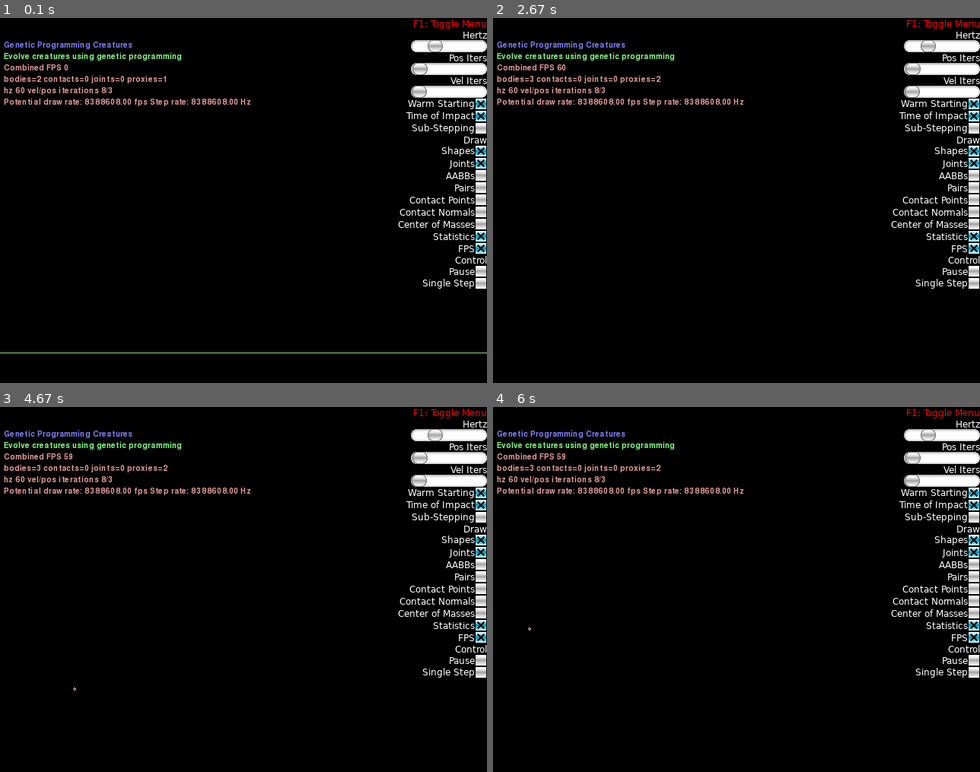
Above: before the commit, frames 1-4 (two rows, left to right).
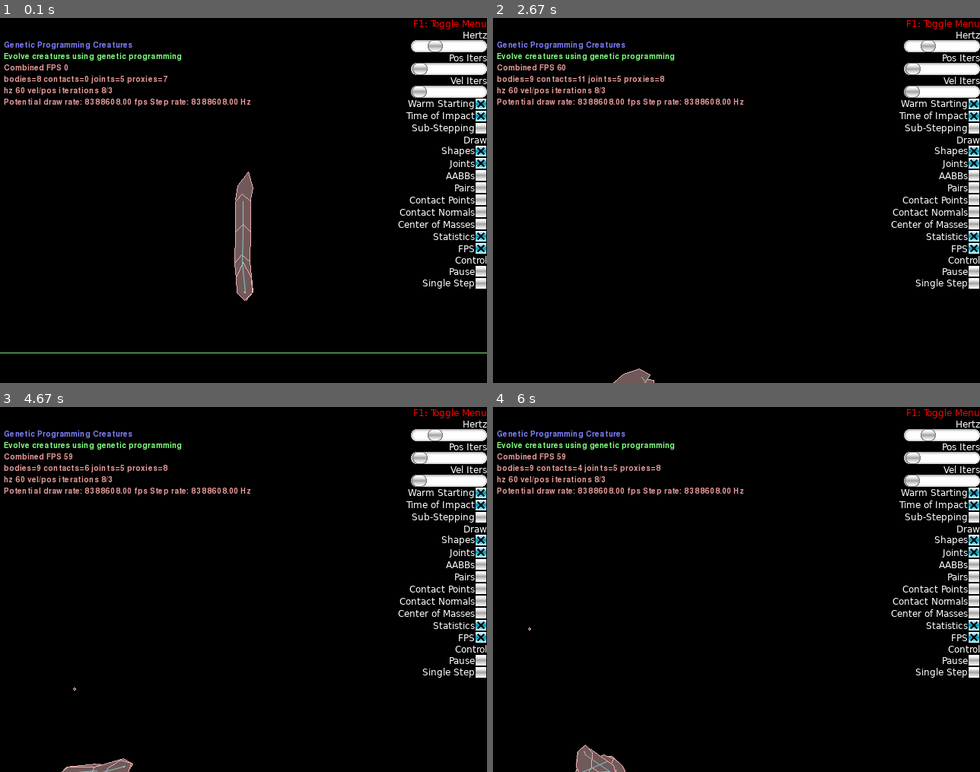
Above: after the commit, the same moments.

Repository: deniseklep/NC_creatures
Game: pygame game, started from main.py
The game is run twice, just before and just after one commit, with the same random seed, the same clock (stepped at 60 frames per second) and the same inputs.
Inputs (mouse positions are in pixels of both pictures, inside the frame that each line leads up to):
- Up to frame 1 (0.1 s): no input
- Up to frame 2 (2.67 s): click (736, 200) at 0.38 s; hold Right 0.67-1.13 s; tap Space at 0.73, 1.03, 1.28, 1.62, 1.92, 2.12, 2.42 s; tap Z at 0.82, 2.2 s; hold Up 1.22-1.52 s; tap X at 1.37 s; hold Right 1.55-2.02 s; hold Left 2.05-2.58 s; hold Down from 2.62 s (still down)
- Up to frame 3 (4.67 s): tap Space at 2.68, 3.02, 3.32, 3.45, 3.85, 4.15, 4.52 s; tap X at 2.77, 3.93 s; release Down at 2.92 s; hold Left 2.95-3.35 s; hold Up 3.38-3.75 s; tap Z at 3.53 s; hold Right 3.78-4.42 s; hold Down from 4.45 s (still down)
- Up to frame 4 (6 s): release Down at 4.82 s; hold Left 4.85-5.32 s; tap Space at 4.92, 5.22, 5.42, 5.72, 5.92 s; tap Z at 5 s; hold Right 5.35-5.82 s; tap X at 5.5 s; hold Up from 5.85 s (still down)

The runs differ from the first frame. In frame 1, 1.1% of the frame differs, in the area x 7-53%, y 15-78%; in frame 2, 0.4%; in frame 3, 0.4%; in frame 4, 0.5%.

Commit message:
generate random creature

Diff:
--- a/main.py
+++ b/main.py
@@ -13,8 +13,8 @@
     def __init__(self):
         super(GP, self).__init__()
 
-        self.function_set = {'leg': self.create_arm,
-                             'end': self.create_endpoint,}
+        self.function_set = {'L': self.create_arm,
+                             'E': self.create_endpoint,}
 
         # The ground
         ground = self.world.CreateStaticBody(
@@ -31,29 +31,41 @@
             shape=b2CircleShape(radius=0.25),
             density=1)
 
+        self.create_prototype()
+
+
+    def encode_part(self, prefix, angle, speed, length):
+        return '{}_{:03d}_{:03d}_{:03d}'.format(prefix, angle, speed, length)
+
+
+    def decode_part(self, str):
+        split = str.split('_')
+        return self.function_set[split[0]], int(split[1]), int(split[2]), int(split[3])
+
 
     def create_root(self):
         body = self.world.CreateDynamicBody(
             position=self.offset,
             fixtures=b2FixtureDef(
-                shape=b2CircleShape(radius=1),
+                shape=b2CircleShape(radius=0.1),
                 density=1),
         )
 
         # define joints
         anchors = []
         anchors.append(self.offset)
+        anchors.append(self.offset)
 
-        return body, anchors
+        return body, anchors, 'R'
 
 
-    def create_arm(self, anchor, connected, angle=0, speed=0, length=2):
+    def create_arm(self, anchor, connected, angle=0, speed=2, length=4):
 
         #define body
         p1 = b2Vec2(0, -1)
         p2 = b2Vec2(-1, 0)
         p3 = b2Vec2(-1, length)
-        p4 = b2Vec2(0, length+2)
+        p4 = b2Vec2(0, length+1)
         p5 = b2Vec2(1, length)
         p6 = b2Vec2(1, 0)
 
@@ -61,7 +73,7 @@
 
         body = self.world.CreateDynamicBody(
             position=anchor,
-            angle=angle,
+            angle=angle * b2_pi / 180,
             angularDamping=10,
             fixtures=b2FixtureDef(
                 shape=poly,
@@ -82,10 +94,10 @@
             maxMotorTorque=1000,
             enableMotor=self.motorOn)
 
-        return body, anchors
+        return body, anchors, self.encode_part('L', angle, speed, length)
 
 
-    def create_endpoint(self, anchor, connected, angle=0, speed=0, length=2):
+    def create_endpoint(self, anchor, connected, angle=0, speed=2, length=2):
         # define body
         p1 = b2Vec2(0, -1)
         p2 = b2Vec2(-1, 0)
@@ -98,7 +110,7 @@
 
         body = self.world.CreateDynamicBody(
             position=anchor,
-            angle=angle,
+            angle=angle * b2_pi / 180,
             angularDamping=10,
             fixtures=b2FixtureDef(
                 shape=poly,
@@ -118,24 +130,31 @@
             maxMotorTorque=1000,
             enableMotor=self.motorOn)
 
-        return body, anchors
+        return body, anchors, self.encode_part('E', angle, speed, length)
 
 
     def create_prototype(self):
         root = self.create_root()
         openlist = [root]
-        graph = {}
+        partlist = [root[0]]
+        graph = {root[2]: []}
 
         while len(openlist) > 0:
-            body, anchors = openlist.pop()
-            connected = []
+            body, anchors, enc = openlist.pop()
+            graph[enc] = []
+
             for anchor in anchors:
+                # choose random part
                 name, func = random.choice(list(self.function_set.items()))
-                part = func()
-                connected.append()
+                # create part and anchors
+                part = func(anchor, body)
+                #
+                openlist.append(part)
+                graph[enc].append(part[2])
+                partlist.append(part[0])
 
+        return partlist, graph
 
-
-
+[]
 if __name__ == "__main__":
     main(GP)
